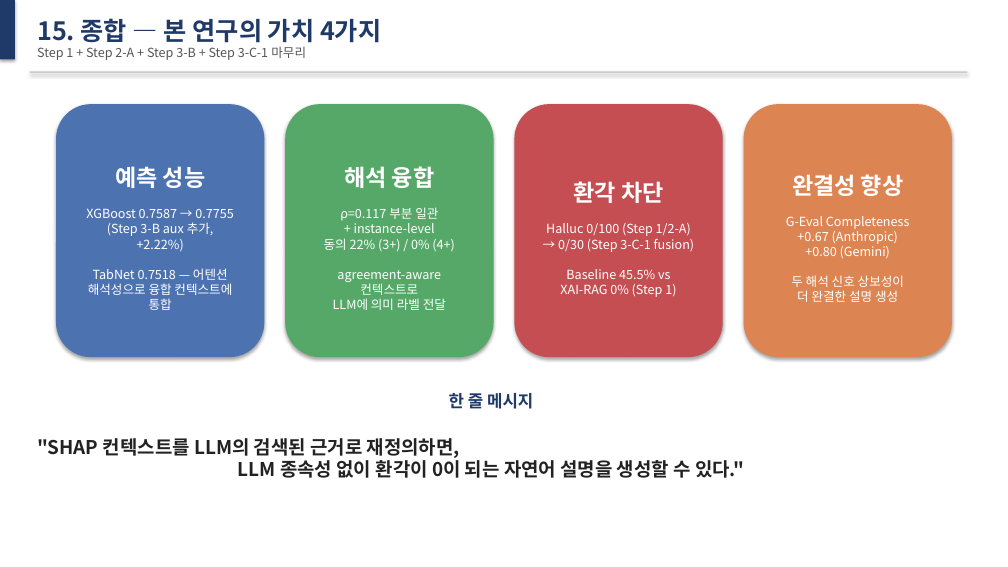
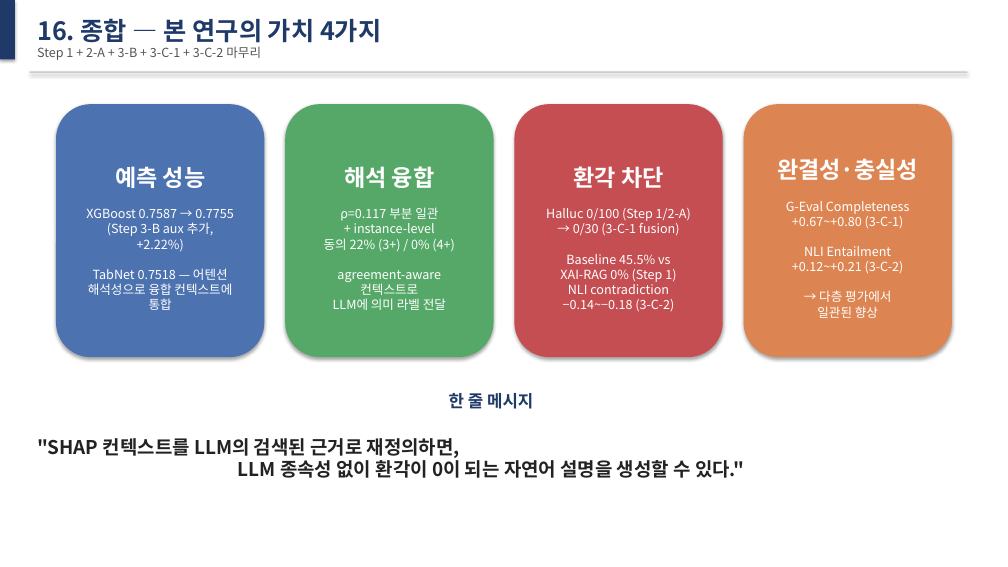
Before and after one commit to Tim-Green0/tabnet-xai-rag-credit, a slide deck: slide 17 of paper/midterm_slides.pptx (slide 16 before the commit). Drawn at 1008x567 pixels with LibreOffice and Linux fonts; fonts in the diff are those of the drawing. Boxes give left, top, right and bottom in pixels: in the first picture for what was removed or moved away, otherwise in the second. Text is boxed around its words. In the diff, an @@ line names an element or a change of style, - is before the commit and + after.

```diff
--- a/paper/midterm_slides.pptx
+++ b/paper/midterm_slides.pptx
@@ text at box(37, 18, 381, 48): text changed @@
-15. 종합 — 본 연구의 가치 4가지
+16. 종합 — 본 연구의 가치 4가지
@@ text at box(37, 46, 261, 60): text changed @@
-Step 1 + Step 2-A + Step 3-B + Step 3-C-1 마무리
+Step 1 + 2-A + 3-B + 3-C-1 + 3-C-2 마무리
@@ text in rounded rectangle at box(777, 158, 918, 318): text changed @@
-완결성 향상
-G-Eval Completeness
-+0.67 (Anthropic)
-+0.80 (Gemini)
-두 해석 신호 상보성이
-더 완결한 설명 생성
+완결성·충실성
+G-Eval Completeness
++0.67~+0.80 (3-C-1)
+NLI Entailment
++0.12~+0.21 (3-C-2)
+→ 다층 평가에서
+일관된 향상
@@ text in rounded rectangle at box(546, 208, 691, 312): text changed @@
-Halluc 0/100 (Step 1/2-A)
-→ 0/30 (Step 3-C-1 fusion)
-Baseline 45.5% vs
-XAI-RAG 0% (Step 1)
+Halluc 0/100 (Step 1/2-A)
+→ 0/30 (3-C-1 fusion)
+Baseline 45.5% vs
+XAI-RAG 0% (Step 1)
+NLI contradiction
+−0.14~−0.18 (3-C-2)
```
Also in this commit, not shown: 1 other slide changed, 1 slide added, 5 other files.
